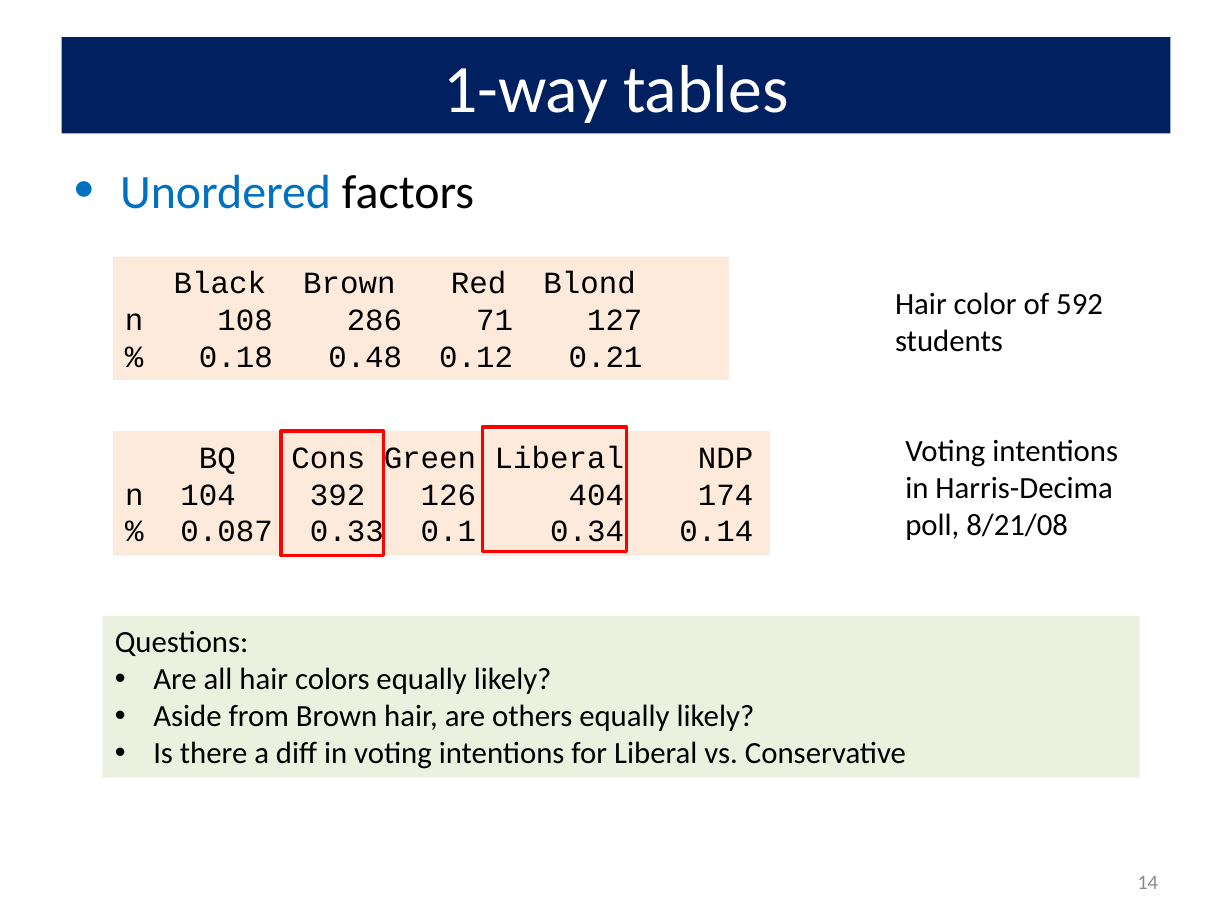
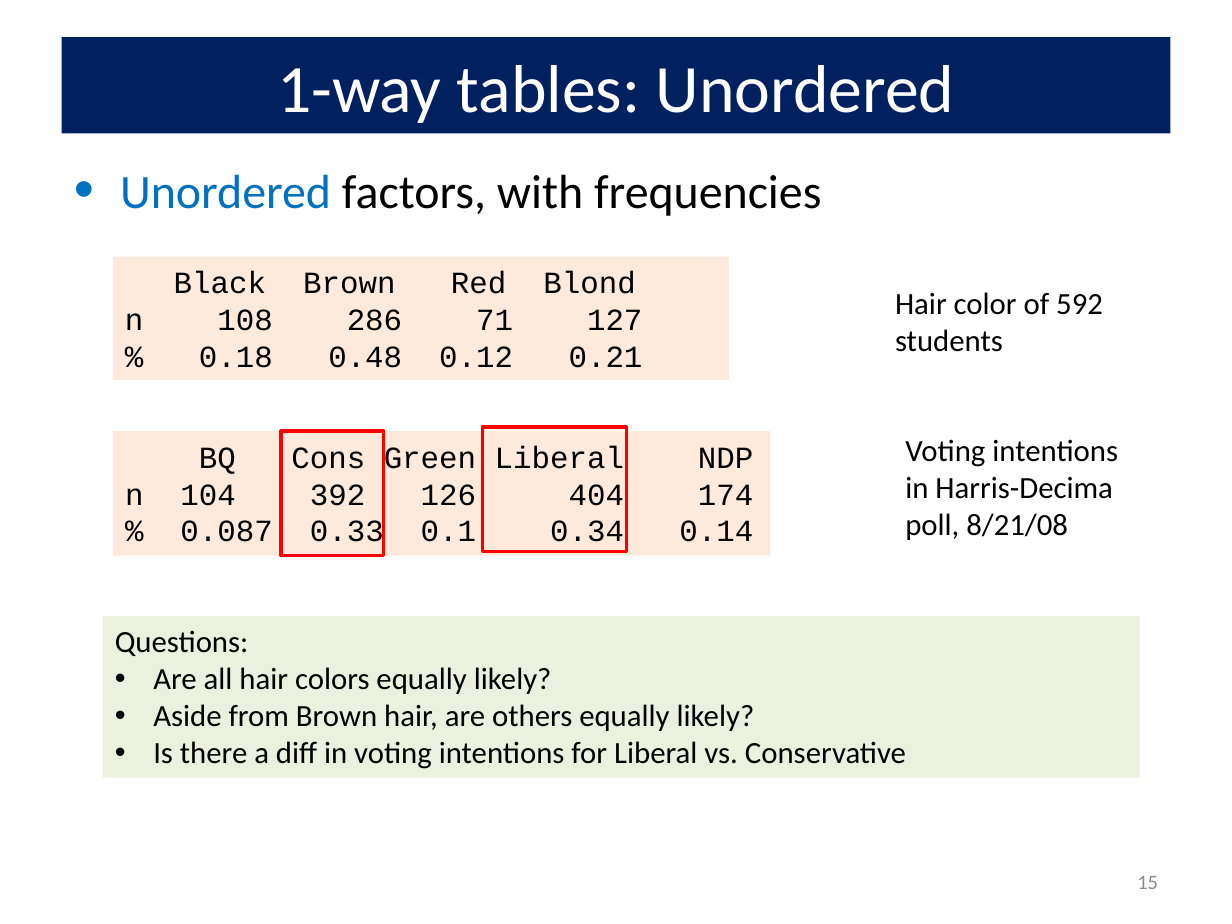
Before and after one commit to friendly/psy6136, a slide deck: slide 15 of lectures/01-Overview.pptx (slide 14 before the commit). Drawn at 1232x924 pixels with LibreOffice and Linux fonts; fonts in the diff are those of the drawing. Boxes give left, top, right and bottom in pixels: in the first picture for what was removed or moved away, otherwise in the second. Text is boxed around its words. In the diff, an @@ line names an element or a change of style, - is before the commit and + after.

```diff
--- a/lectures/01-Overview.pptx
+++ b/lectures/01-Overview.pptx
@@ title at (x1=277, y1=65, x2=955, y2=123): text changed @@
-1-way tables
+1-way tables: Unordered
@@ text at (x1=120, y1=174, x2=821, y2=216): text changed; text colour #0070C0 to #000000 @@
-• Unordered factors
+• Unordered factors, with frequencies
@@ page number at (x1=1137, y1=876, x2=1158, y2=889): text changed @@
-14
+15
```
Also in this commit, not shown: 9 other slides changed, 1 slide added.
